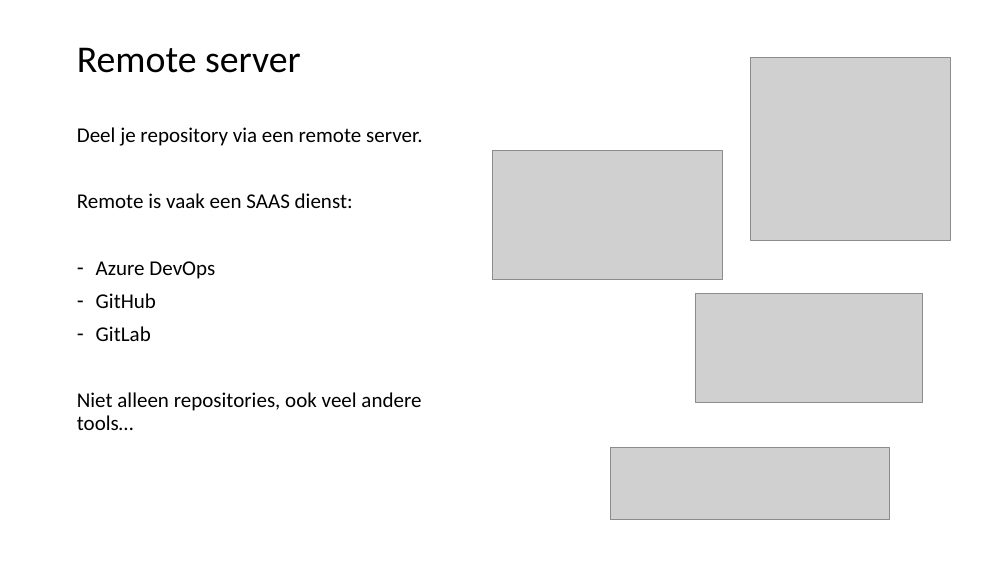
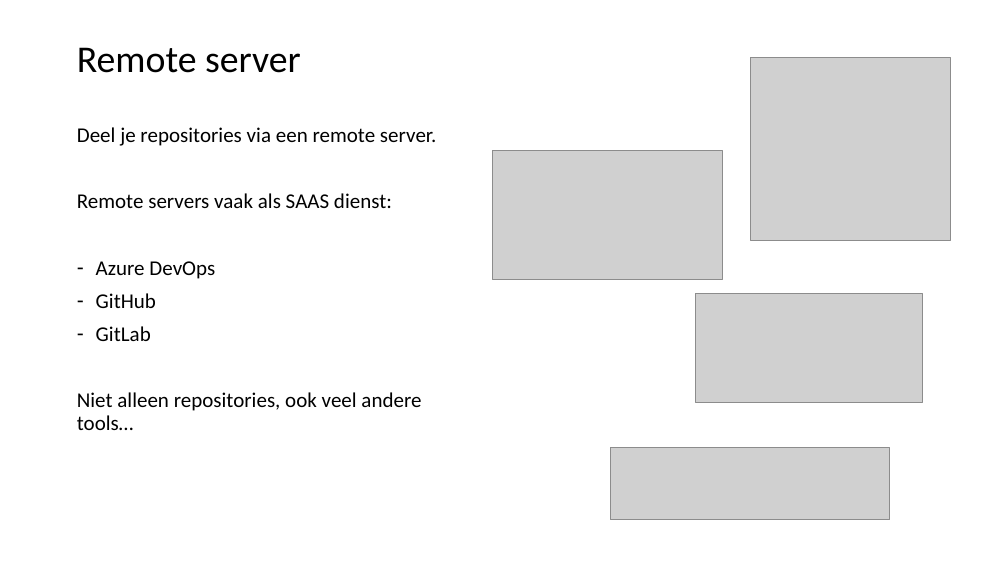
Before and after one commit to LFKoning/knowledge-sharing, a slide deck: slide 7 of git_course/2_collaboration/git_collaboration.pptx. Drawn at 1008x567 pixels with LibreOffice and Linux fonts; fonts in the diff are those of the drawing; grey boxes stand for pictures. Boxes give left, top, right and bottom in pixels: in the first picture for what was removed or moved away, otherwise in the second. Text is boxed around its words. In the diff, an @@ line names an element or a change of style, - is before the commit and + after.

```diff
--- a/git_course/2_collaboration/git_collaboration.pptx
+++ b/git_course/2_collaboration/git_collaboration.pptx
@@ text at (77, 127, 436, 208): text changed @@
-Deel je repository via een remote server.
-Remote is vaak een SAAS dienst:
+Deel je repositories via een remote server.
+Remote servers vaak als SAAS dienst:
```
Also in this commit, not shown: 16 other slides changed, 1 slide removed, 1 other file.
